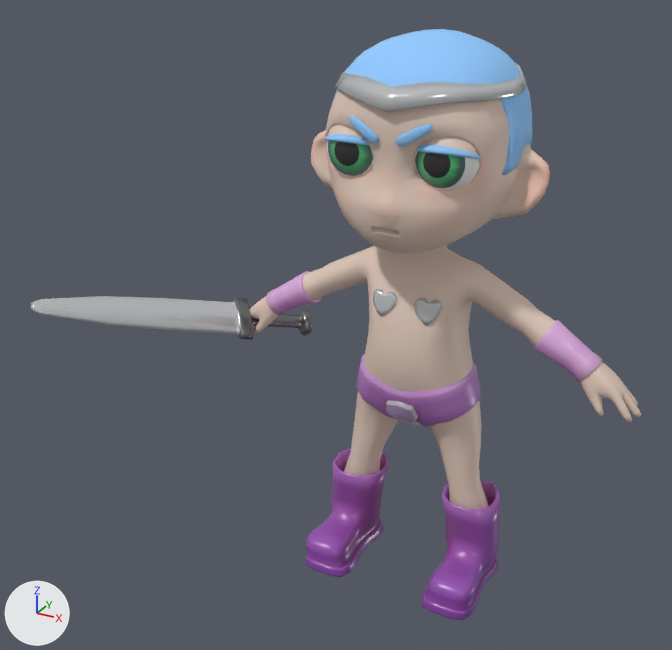
Before and after pictures for a commit that changed the glTF model client/assets/character_001/SM_Character_male_001.gltf.
Before and after are seen from a 50 mm lens placed at (0.888, -2.078, 1.712), pointed at (-0.173, -0.149, 0.747). Arrows for +X, +Y and +Z are at lower left; the lights stay in place. Where no turn or scale is listed for an object, it has been applied to the vertices.

Names of what the first picture shows: 'SM_Armour_001', 'SM_Body_Male_001', 'SM_Boots_001', 'SM_Gloves.001', 'SM_Helmet_001', 'SM_Pants_001', 'SM_Sword'.
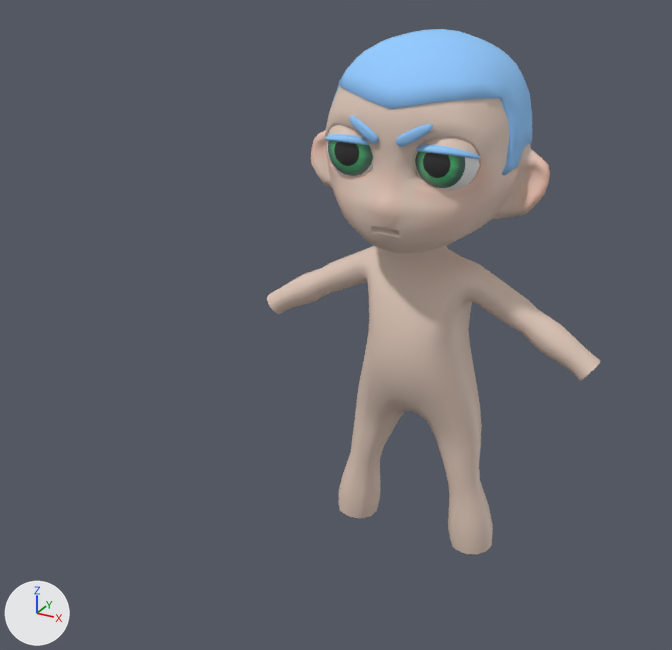
Location of each change, (x1, y1, x2, y2) in pixels of the pictures (672 x 650 px):
'SM_Boots_001', deleted: before (305, 448, 500, 620)
'SM_Sword', deleted: before (31, 296, 313, 340)
'SM_Gloves.001', deleted: before (250, 271, 641, 422)
    faces in mat_equipment: (266, 271, 602, 382)
    faces in mat_skin: (250, 296, 641, 422)
'SM_Pants_001', deleted: before (356, 354, 481, 427)
'SM_Helmet_001', deleted: before (335, 64, 527, 112)
'SM_Armour_001', deleted: before (373, 289, 442, 325)

The change in detail:
Object 'SM_Armour_001' (ob_sm_armour_001) is deleted.
Object 'SM_Boots_001' (ob_sm_boots_001) is deleted.
Object 'SM_Gloves.001' (ob_sm_gloves_001) is deleted.
Object 'SM_Helmet_001' (ob_sm_helmet_001) is deleted.
Object 'SM_Pants_001' (ob_sm_pants_001) is deleted.
Object 'SM_Sword' (ob_sm_sword) is deleted.
